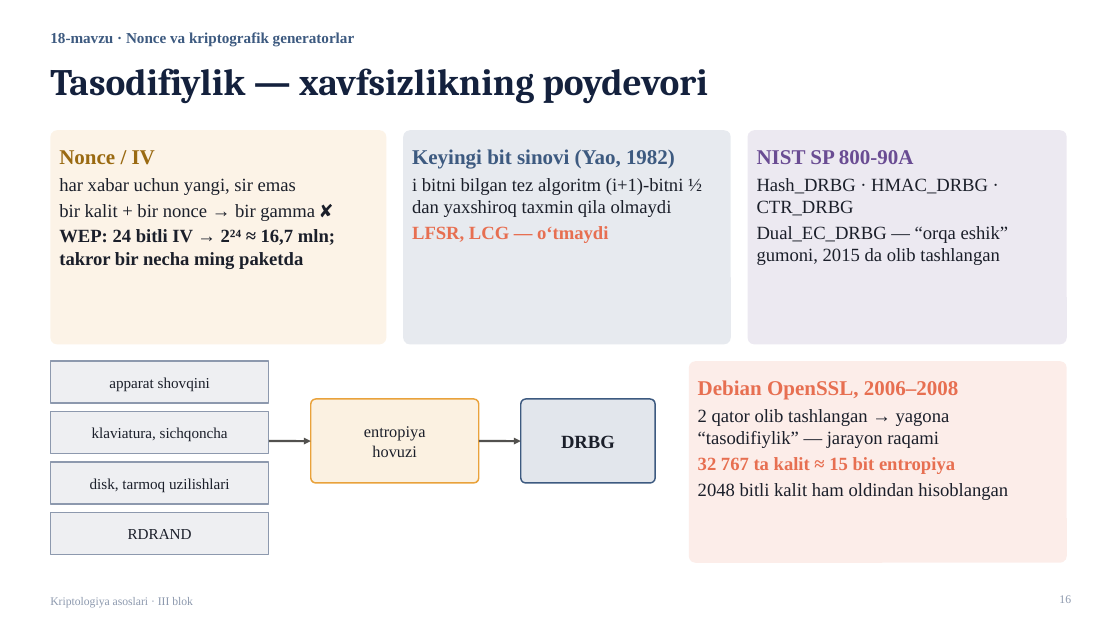
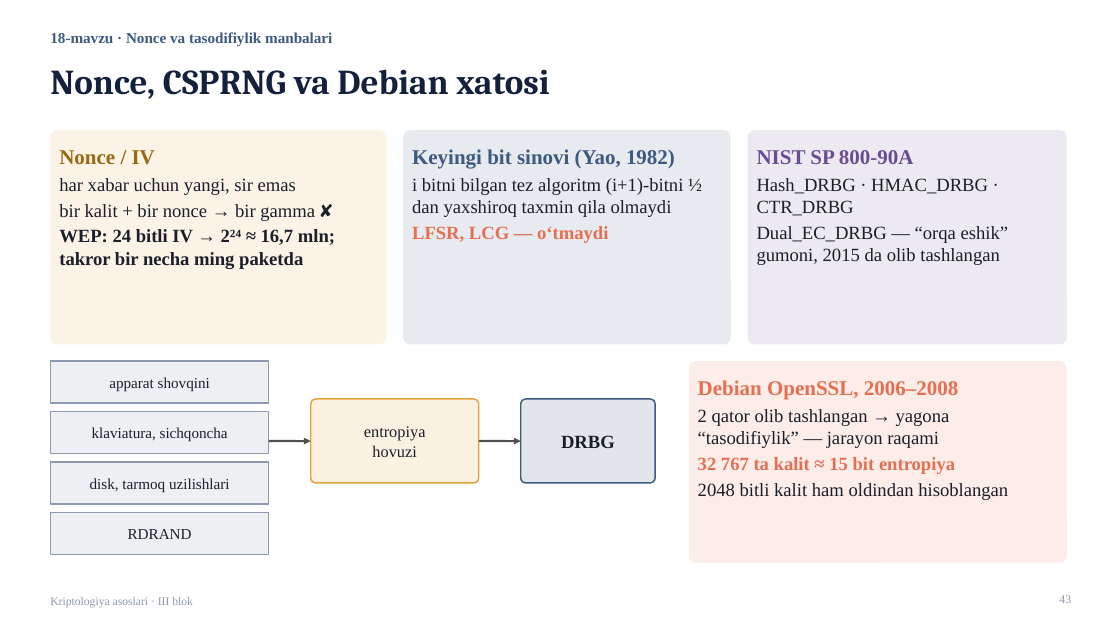
Before and after one commit to qwerty291996/Cryptology_Olympiad, a slide deck: slide 43 of 2026-yil tayyorgarlik/3-blok/Kriptologiya_III_blok_taqdimot.pptx (slide 16 before the commit). Drawn at 1120x630 pixels with LibreOffice and Linux fonts; fonts in the diff are those of the drawing. Boxes give left, top, right and bottom in pixels: in the first picture for what was removed or moved away, otherwise in the second. Text is boxed around its words. In the diff, an @@ line names an element or a change of style, - is before the commit and + after.

```diff
--- a/2026-yil tayyorgarlik/3-blok/Kriptologiya_III_blok_taqdimot.pptx
+++ b/2026-yil tayyorgarlik/3-blok/Kriptologiya_III_blok_taqdimot.pptx
@@ text at box(50, 32, 332, 47): text changed @@
-18-mavzu · Nonce va kriptografik generatorlar
+18-mavzu · Nonce va tasodifiylik manbalari
@@ title at box(50, 69, 549, 99): text changed; size 32 to 30 pt @@
-Tasodifiylik — xavfsizlikning poydevori
+Nonce, CSPRNG va Debian xatosi
@@ page number at box(1059, 595, 1071, 603): text changed @@
-16
+43
```
Also in this commit, not shown: 10 other slides changed, 35 slides added, 6 slides removed, 6 other files.
